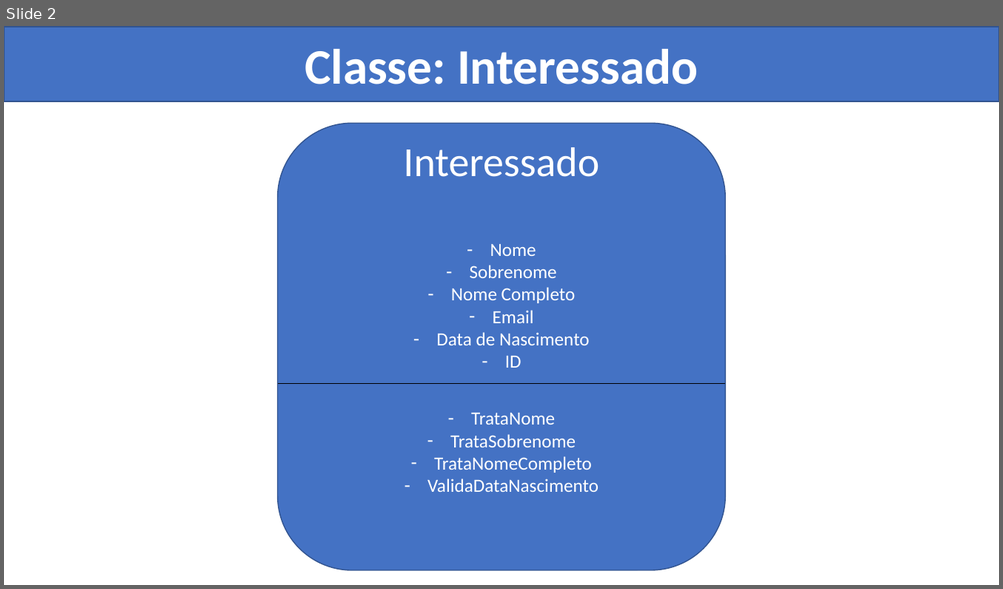
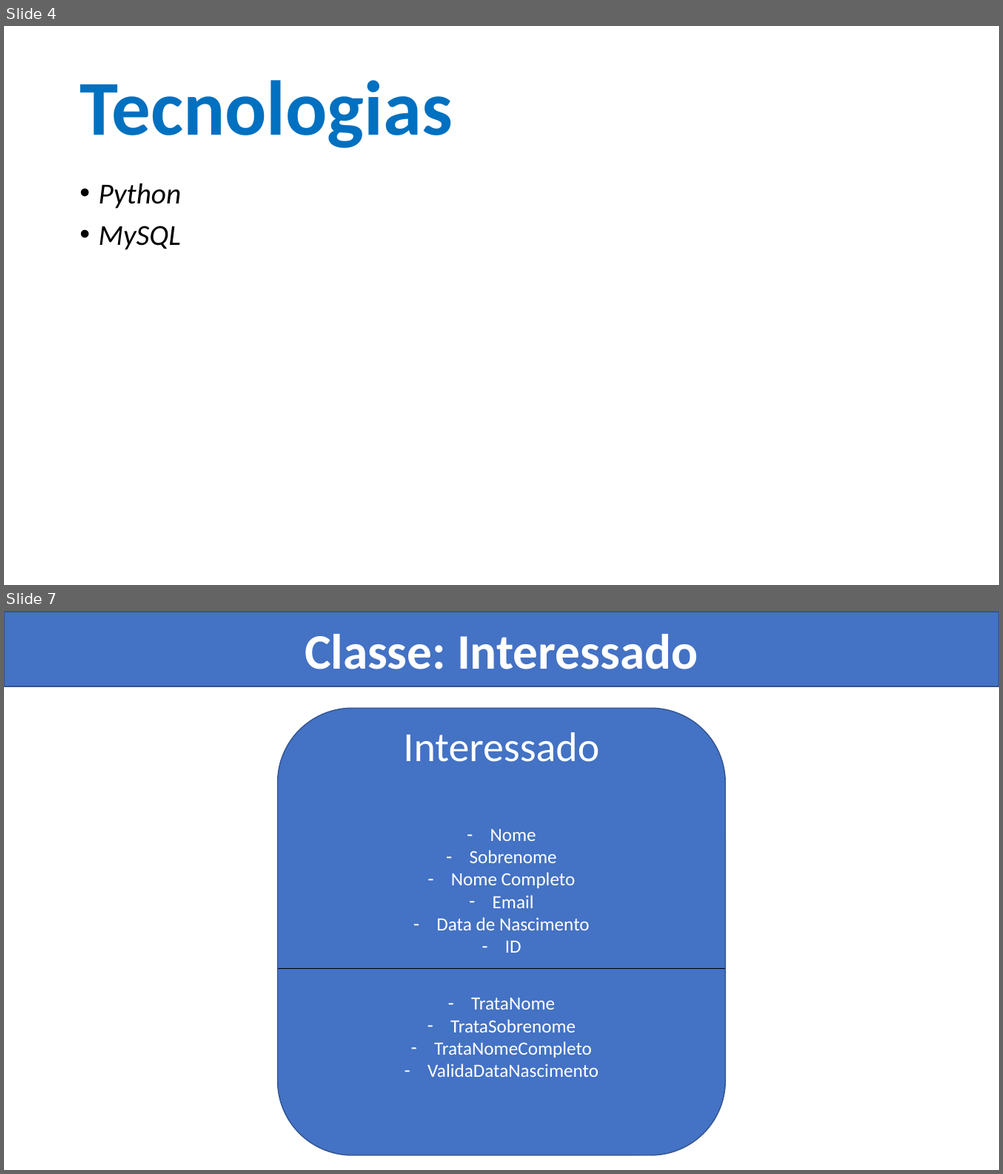
Before and after one commit to brjoaogabriel/disparador_email, a slide deck: project/Disparador de e-mails.pptx. Shown one above the other, each under a label of ours: slide 2 before the commit, slides 4 and 7 after it; the slides between them are not shown. The pictures are 1003x589 and 1003x1174 pixels, drawn with LibreOffice and Linux fonts; fonts in the diff are those of the drawing. Boxes give left, top, right and bottom in pixels: in the first picture for what was removed or moved away, otherwise in the second. Text is boxed around its words. In the diff, an @@ line names an element or a change of style, - is before the commit and + after.

```diff
--- a/project/Disparador de e-mails.pptx
+++ b/project/Disparador de e-mails.pptx
@@ slide 4 added at (4, 26, 999, 585), background #FFFFFF @@
@@ title added at (79, 80, 452, 148), 75 pt, text #0070C0, bold @@
+Tecnologias
@@ text added at (99, 183, 182, 250), 28 pt, text #000000, italic @@
+• Python
+• MySQL
@@ what was slide 2 is now slide 7 @@
```
Also in this commit, not shown: 2 slides changed, 4 other slides added.
